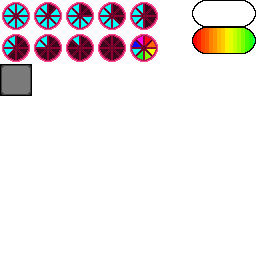
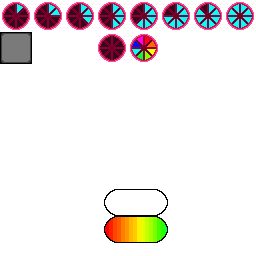
Before/after of a 256 x 256 layered artwork. What changed in the layer stack:
removed layer "Pasted Layer" over [0, 64, 32, 96]
renamed "Background" to "HUD.png", painted on it over [0, 0, 256, 243]
